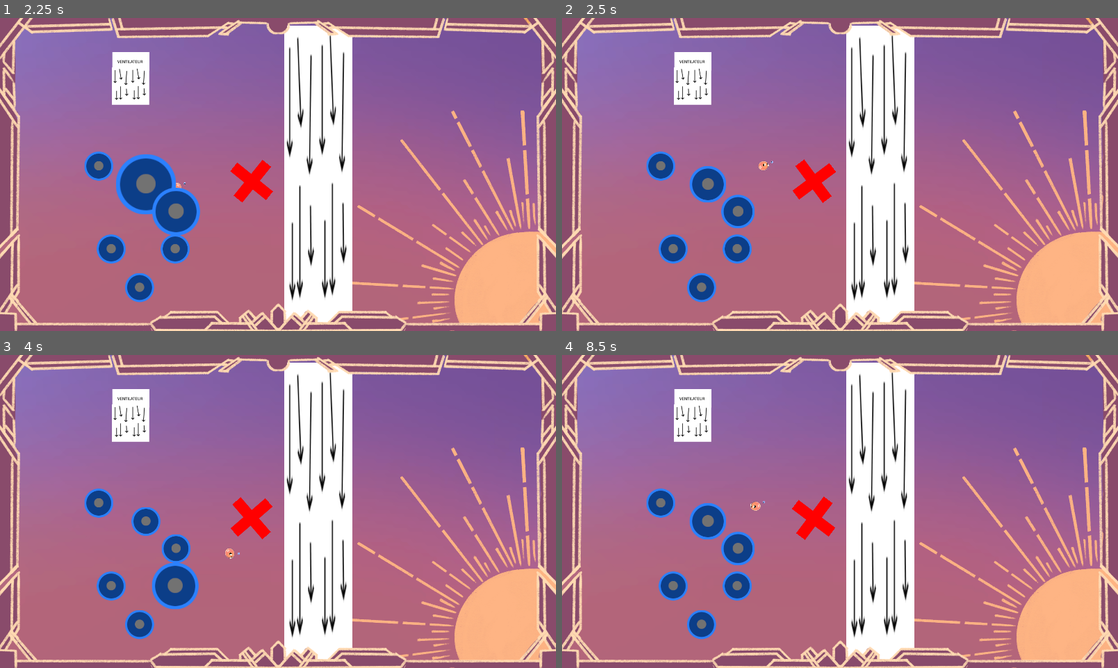
Above: before the commit, frames 1-4 (two rows, left to right).
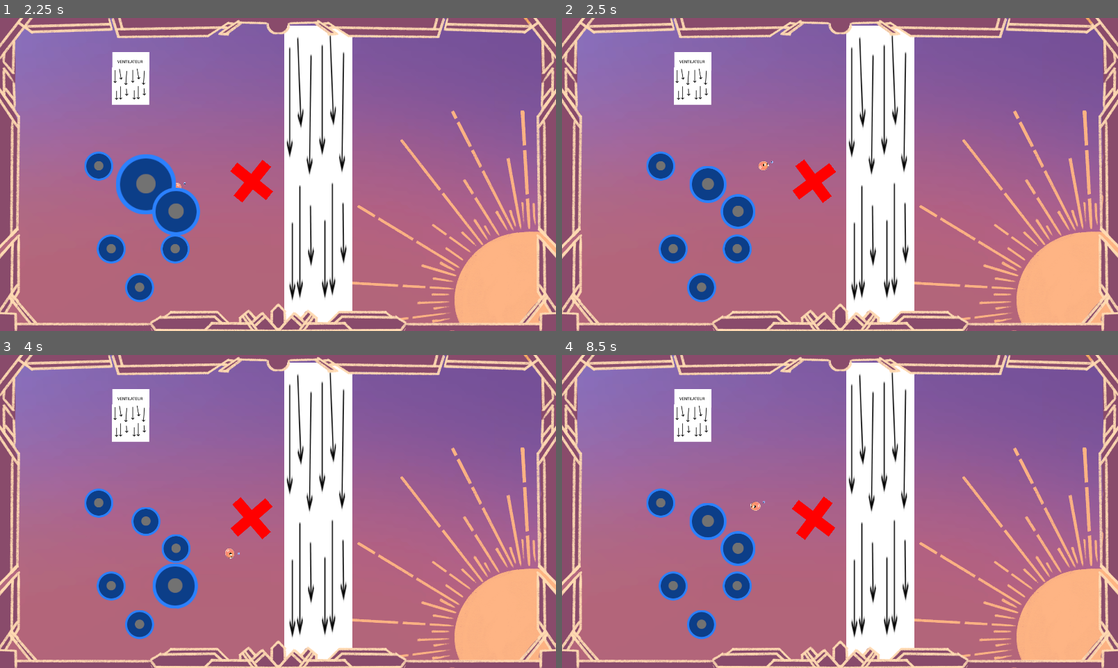
Above: after the commit, the same moments.

Repository: davifarhi/GGJ25-CrashSim-Untitled
Game: Godot game, scene res://scenes/TestPhysique.tscn
Same seed, same stepped clock (60 frames per second), same inputs: the game is played once before the commit and once after it.
Inputs (mouse positions are in pixels of both pictures, inside the frame that each line leads up to):
- Up to frame 1 (2.25 s): move the mouse to (400, 158) at 0.52 s; click (400, 158) at 0.6 s; move the mouse to (166, 190) at 1.27 s; tap Delete at 1.35 s; move the mouse to (333, 105) at 2.02 s; click (333, 105) at 2.1 s
- Up to frame 2 (2.5 s): no input
- Up to frame 3 (4 s): move the mouse to (250, 574) at 2.77 s; tap Delete at 2.85 s; move the mouse to (444, 558) at 3.52 s; click (444, 558) at 3.6 s
- Up to frame 4 (8.5 s): move the mouse to (673, 464) at 4.27 s; tap Delete at 4.35, 5.85, 7.35 s; move the mouse to (867, 511) at 5.02 s; click (867, 511) at 5.1 s; move the mouse to (756, 433) at 5.77 s; move the mouse to (962, 495) at 6.52 s; click (962, 495) at 6.6 s; move the mouse to (728, 527) at 7.27 s; move the mouse to (895, 442) at 8.02 s; click (895, 442) at 8.1 s

Frame 1 is identical in both runs. In frame 2, 0.2% of the frame differs, in the area x 23-35%, y 47-68%; in frame 3, 0.2%; in frame 4, 0.2%.

Commit message:
RoundBumper better anim blending (not perfect yet)

Diff:
--- a/ggj-crashsim-untilted/scenes/obstacles/round_bumper.gd
+++ b/ggj-crashsim-untilted/scenes/obstacles/round_bumper.gd
@@ -32,4 +32,5 @@
 	if not body is Boubou:
 		return
 
+	sprite.stop()
 	sprite.play("Bump")
--- a/ggj-crashsim-untilted/scenes/obstacles/round_bumper.tscn
+++ b/ggj-crashsim-untilted/scenes/obstacles/round_bumper.tscn
@@ -1,16 +1,14 @@
-[gd_scene load_steps=9 format=3 uid="uid://wakg8ukvu4bk"]
+[gd_scene load_steps=8 format=3 uid="uid://wakg8ukvu4bk"]
 
 [ext_resource type="Script" path="res://scenes/obstacles/round_bumper.gd" id="1_avqpm"]
 [ext_resource type="Texture2D" uid="uid://cjnlqbua8v2ob" path="res://assets/LessUglyCircle.png" id="2_sj6ov"]
-
-[sub_resource type="PhysicsMaterial" id="PhysicsMaterial_kbpx3"]
 
 [sub_resource type="CircleShape2D" id="CircleShape2D_qejpg"]
 radius = 52.2398
 
 [sub_resource type="Animation" id="Animation_hk4g7"]
 resource_name = "Bump"
-length = 0.75
+length = 0.7333
 tracks/0/type = "value"
 tracks/0/imported = false
 tracks/0/enabled = true
@@ -18,7 +16,7 @@
 tracks/0/interp = 1
 tracks/0/loop_wrap = true
 tracks/0/keys = {
-"times": PackedFloat32Array(0, 0.149999, 0.383333, 0.55, 0.75),
+"times": PackedFloat32Array(0, 0.149999, 0.366666, 0.533333, 0.7333),
 "transitions": PackedFloat32Array(1, 0.574349, 0.482968, 0.615572, 1),
 "update": 0,
 "values": [Vector2(1, 1), Vector2(2.3, 2.3), Vector2(0.9, 0.9), Vector2(1.3, 1.3), Vector2(1, 1)]
@@ -51,7 +49,6 @@
 [node name="RoundBumper" type="Node2D"]
 
 [node name="BumperBody" type="RigidBody2D" parent="."]
-physics_material_override = SubResource("PhysicsMaterial_kbpx3")
 freeze = true
 script = ExtResource("1_avqpm")
 bump_impulse_multiplier = 1000.0
@@ -64,6 +61,7 @@
 libraries = {
 "": SubResource("AnimationLibrary_okx77")
 }
+playback_default_blend_time = 0.1
 speed_scale = 1.5
 
 [node name="Polygon2D" type="Polygon2D" parent="BumperBody"]
@@ -79,7 +77,6 @@
 debug_color = Color(0.808548, 0.386134, 0.400085, 0.42)
 
 [node name="ActivationZone" type="Area2D" parent="."]
-visible = false
 
 [node name="CollisionShape2D" type="CollisionShape2D" parent="ActivationZone"]
 shape = SubResource("CircleShape2D_qpijp")
